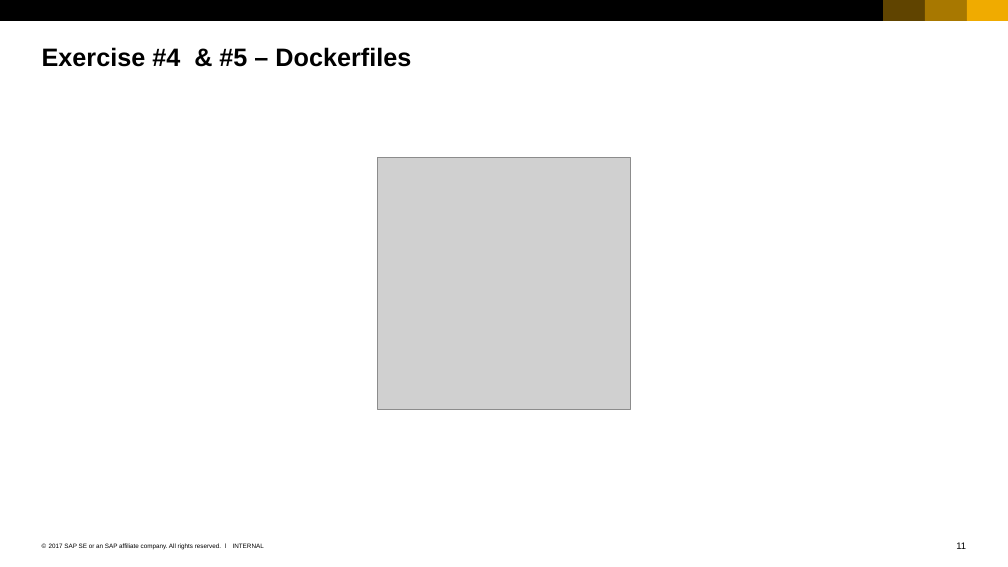
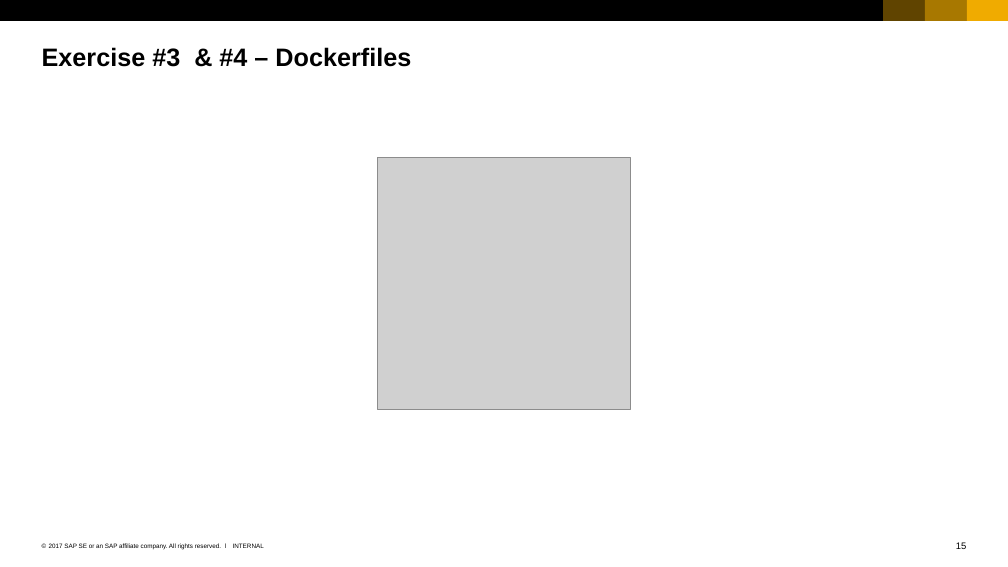
Before and after one commit to cuijiyao01/docker-k8s-training, a slide deck: slide 15 of docker/04_Dockerfiles.pptx (slide 11 before the commit). Drawn at 1008x567 pixels with LibreOffice and Linux fonts; fonts in the diff are those of the drawing; grey boxes stand for pictures. Boxes give left, top, right and bottom in pixels: in the first picture for what was removed or moved away, otherwise in the second. Text is boxed around its words. In the diff, an @@ line names an element or a change of style, - is before the commit and + after.

```diff
--- a/docker/04_Dockerfiles.pptx
+++ b/docker/04_Dockerfiles.pptx
@@ title at box(42, 47, 411, 67): text changed @@
-Exercise #4 & #5 – Dockerfiles
+Exercise #3 & #4 – Dockerfiles
@@ page number at box(956, 542, 967, 549): text changed @@
-11
+15
```
Also in this commit, not shown: 4 slides added.
